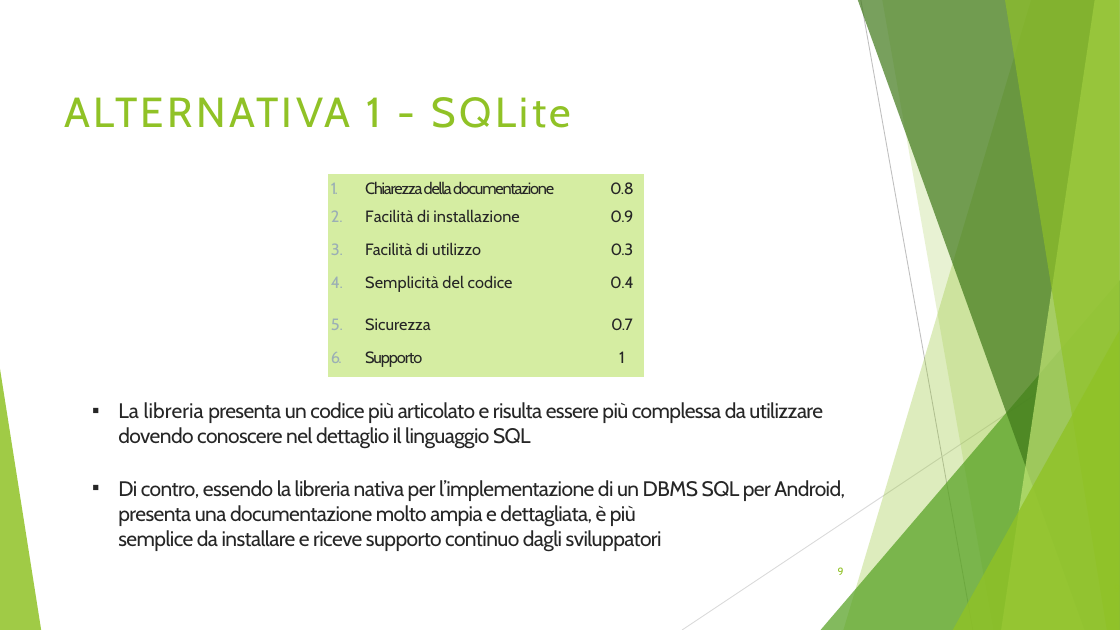
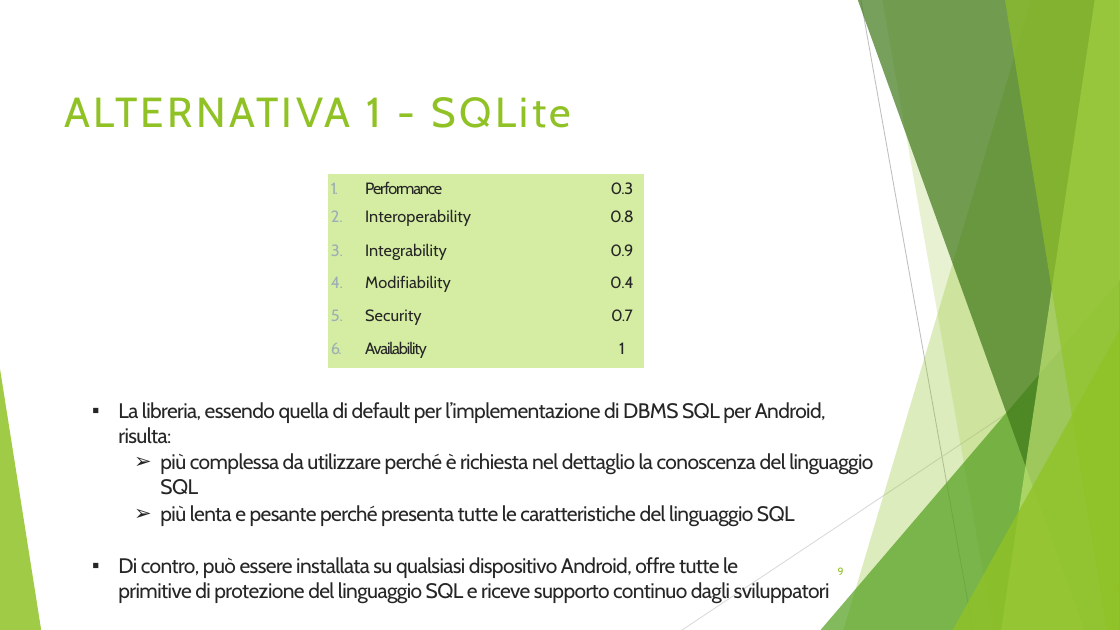
Before and after one commit to jacopofabi/ISW2-deliverables, a slide deck: slide 9 of Deliverable3/Deliverable3.pptx. Drawn at 1120x630 pixels with LibreOffice and Linux fonts; fonts in the diff are those of the drawing. Boxes give left, top, right and bottom in pixels: in the first picture for what was removed or moved away, otherwise in the second. Text is boxed around its words. In the diff, an @@ line names an element or a change of style, - is before the commit and + after.

```diff
--- a/Deliverable3/Deliverable3.pptx
+++ b/Deliverable3/Deliverable3.pptx
@@ table at (328,175,644,369) @@
-row 1, column 1: 1. Chiarezza della documentazione
+row 1, column 1: 1. Performance
-row 1, column 2: 0.8
+row 1, column 2: 0.3
-row 2, column 1: 2. Facilità di installazione
+row 2, column 1: 2. Interoperability
-row 2, column 2: 0.9
+row 2, column 2: 0.8
-row 3, column 1: 3. Facilità di utilizzo
+row 3, column 1: 3. Integrability
-row 3, column 2: 0.3
+row 3, column 2: 0.9
-row 4, column 1: 4. Semplicità del codice
+row 4, column 1: 4. Modifiability
-row 5, column 1: 5. Sicurezza
+row 5, column 1: 5. Security
-row 6, column 1: 6. Supporto
+row 6, column 1: 6. Availability
@@ text at (118,402,873,604): text changed @@
-▪ La libreria presenta un codice più articolato e risulta essere più complessa da utilizzare dovendo conoscere nel dettaglio il linguaggio SQL
-▪ Di contro, essendo la libreria nativa per l’implementazione di un DBMS SQL per Android, presenta una documentazione molto ampia e dettagliata, è più
-  semplice da installare e riceve supporto continuo dagli sviluppatori
+▪ La libreria, essendo quella di default per l’implementazione di DBMS SQL per Android, risulta:
+  ➢ più complessa da utilizzare perché è richiesta nel dettaglio la conoscenza del linguaggio SQL
+  ➢ più lenta e pesante perché presenta tutte le caratteristiche del linguaggio SQL
+▪ Di contro, può essere installata su qualsiasi dispositivo Android, offre tutte le
+  primitive di protezione del linguaggio SQL e riceve supporto continuo dagli sviluppatori
```
Also in this commit, not shown: 5 other slides changed, 1 other file.
